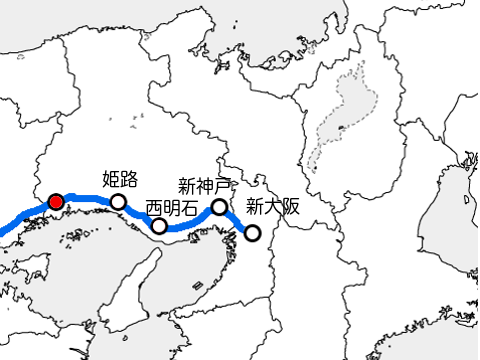
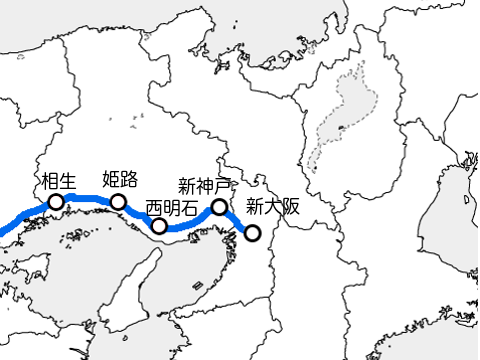
Two versions of the same layered image (480x360). Layer-by-layer changes:
hid "sanyo_1_aioi" over [50, 196, 62, 208]
showed "相生" over [41, 172, 77, 190]
